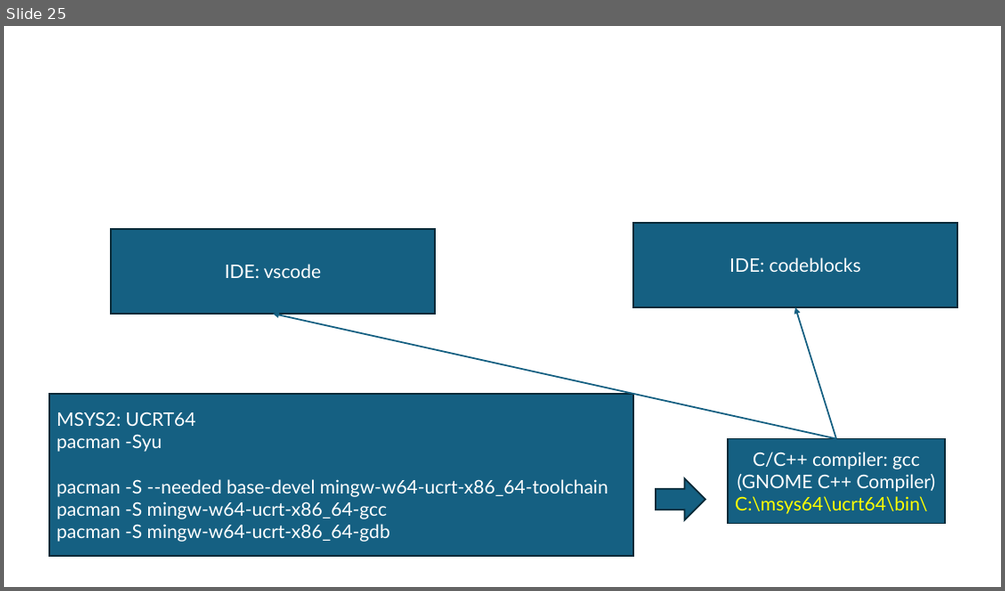
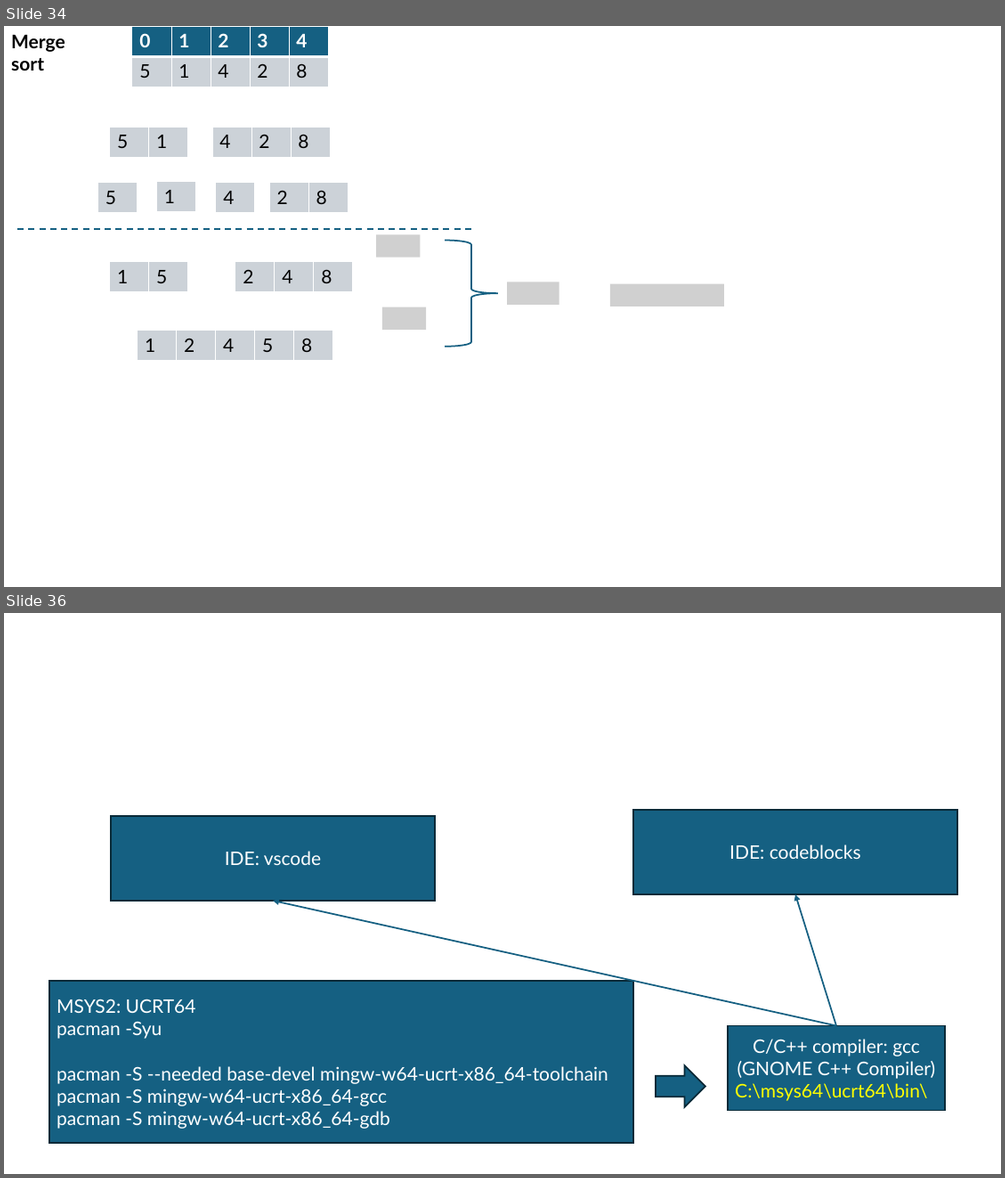
Before and after one commit to mo-mosverkstad/my_data_structure, a slide deck: ppt/dataStructure.pptx. Shown one above the other, each under a label of ours: slide 25 before the commit, slides 34 and 36 after it; the slides between them are not shown. The pictures are 1005x591 and 1005x1178 pixels, drawn with LibreOffice and Linux fonts; fonts in the diff are those of the drawing; grey boxes stand for pictures. Boxes give left, top, right and bottom in pixels: in the first picture for what was removed or moved away, otherwise in the second. Text is boxed around its words. In the diff, an @@ line names an element or a change of style, - is before the commit and + after.

Commit message:
Heapsort, Mergesort, Bubblesort, Exchangesort
Heapsort, Mergesort, Bubblesort, Exchangesort

```diff
--- a/ppt/dataStructure.pptx
+++ b/ppt/dataStructure.pptx
@@ slide 34 added at (4,26,1001,587), background #FFFFFF @@
@@ text added at (11,34,65,70), 18 pt, text #000000, bold @@
+Merge sort
@@ table added at (132,26,326,87), 2 rows, 5 columns @@
+0 | 1 | 2 | 3 | 4
+5 | 1 | 4 | 2 | 8
@@ table added at (109,127,187,158), 1 rows, 2 columns @@
+5 | 1
@@ table added at (212,127,329,158), 1 rows, 3 columns @@
+4 | 2 | 8
@@ table added at (97,183,137,213), 1 rows, 1 columns @@
+5
@@ table added at (156,182,195,212), 1 rows, 1 columns @@
+1
@@ table added at (216,183,254,213), 1 rows, 1 columns @@
+4
@@ table added at (269,183,348,213), 1 rows, 2 columns @@
+2 | 8
@@ line added from (17, 229) to (471, 229), #156082 1.5 pt dashed @@
@@ picture added at (376,234,421,257) @@
@@ table added at (109,262,187,292), 1 rows, 2 columns @@
+1 | 5
@@ table added at (235,262,352,292), 1 rows, 3 columns @@
+2 | 4 | 8
@@ right brace added at (445,240,498,346), outline #156082 1.5 pt @@
@@ picture added at (507,281,559,305) @@
@@ picture added at (610,284,724,306) @@
@@ picture added at (382,307,427,329) @@
@@ table added at (138,329,332,361), 1 rows, 5 columns @@
+1 | 2 | 4 | 5 | 8
@@ what was slide 25 is now slide 36 @@
```
Also in this commit, not shown: 7 slides changed, 10 other slides added.
